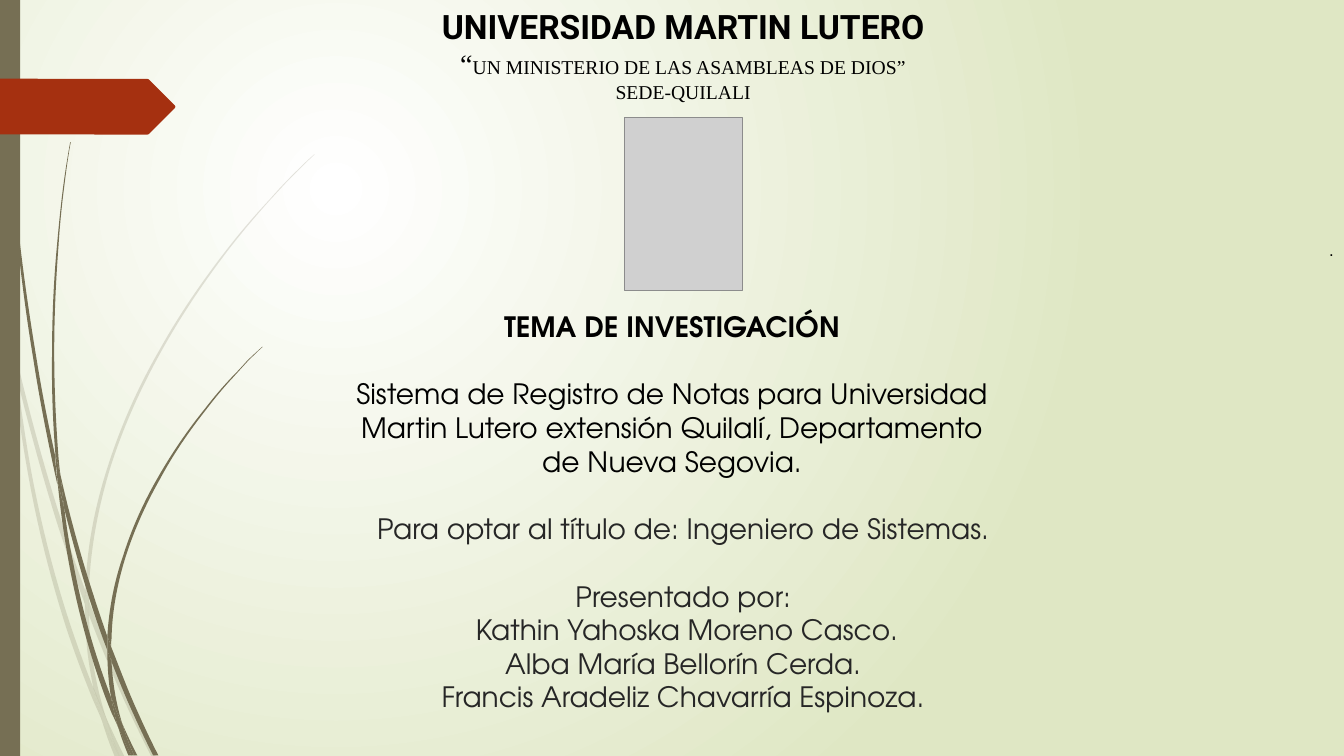
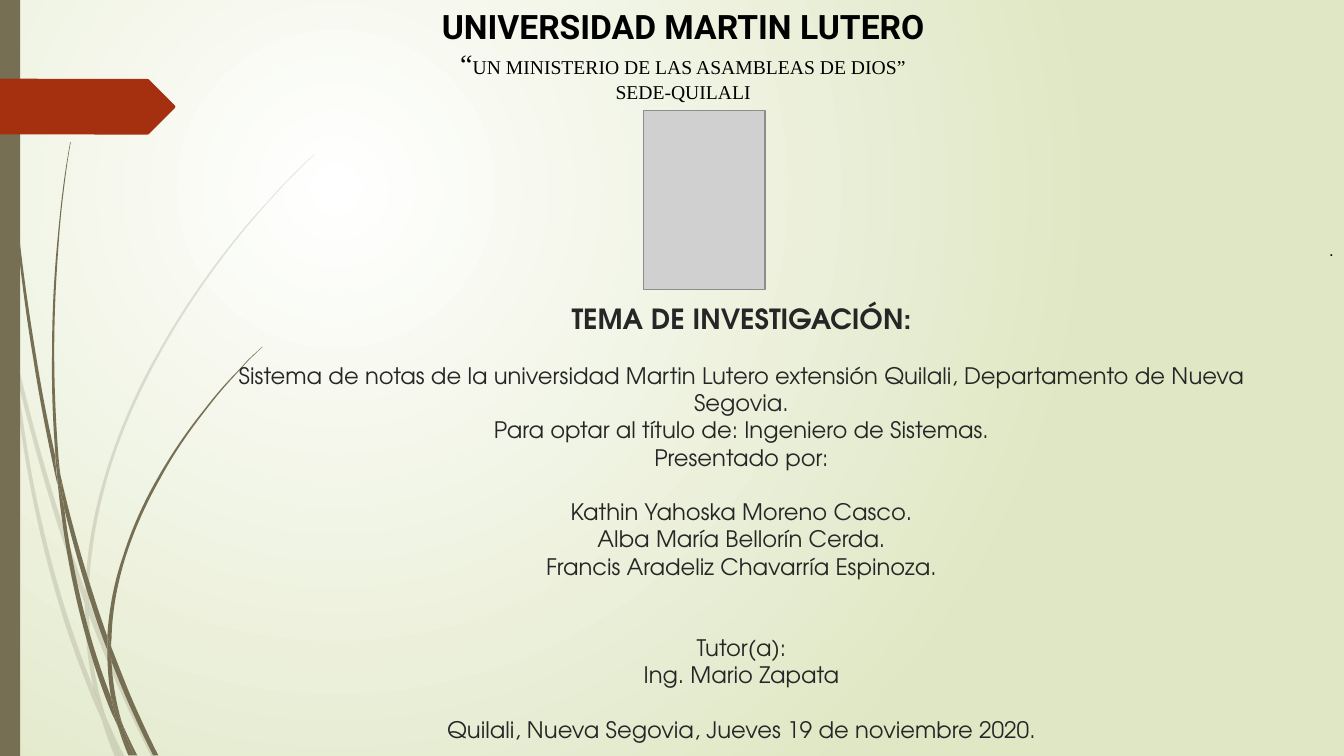
Before and after one commit to francha23/sistema-de-notas, a slide deck: slide 2 of Presentacion/El principio de la sabiduría es el temor.pptx. Drawn at 1344x756 pixels with LibreOffice and Linux fonts; fonts in the diff are those of the drawing; grey boxes stand for pictures. Boxes give left, top, right and bottom in pixels: in the first picture for what was removed or moved away, otherwise in the second. Text is boxed around its words. In the diff, an @@ line names an element or a change of style, - is before the commit and + after.

Commit message:
Ajustes varios y agregadas funcionalidades nuevas
Cambios varios de estilos y vistas

```diff
--- a/Presentacion/El principio de la sabiduría es el temor.pptx
+++ b/Presentacion/El principio de la sabiduría es el temor.pptx
@@ picture: place and size @@
-picture at (624, 118, 742, 291)
+picture at (643, 110, 765, 288)
@@ title at (239, 301, 1244, 743): text changed; size 20 to 16.2 pt @@
-Para optar al título de: Ingeniero de Sistemas.
-Presentado por:
-Kathin Yahoska Moreno Casco.
-Alba María Bellorín Cerda.
-Francis Aradeliz Chavarría Espinoza.
+TEMA DE INVESTIGACIÓN:
+Sistema de notas de la universidad Martin Lutero extensión Quilali, Departamento de Nueva Segovia.
+Para optar al título de: Ingeniero de Sistemas.
+Presentado por:
+Kathin Yahoska Moreno Casco.
+Alba María Bellorín Cerda.
+Francis Aradeliz Chavarría Espinoza.
+Tutor(a):
+Ing. Mario Zapata
+Quilali, Nueva Segovia, Jueves 19 de noviembre 2020.
@@ text removed at (356, 309, 987, 478) @@
-TEMA DE INVESTIGACIÓN
-Sistema de Registro de Notas para Universidad Martin Lutero extensión Quilalí, Departamento de Nueva Segovia.
```
Also in this commit, not shown: 8 other slides changed, 42 slides added, 4 slides removed, 21 other files.
